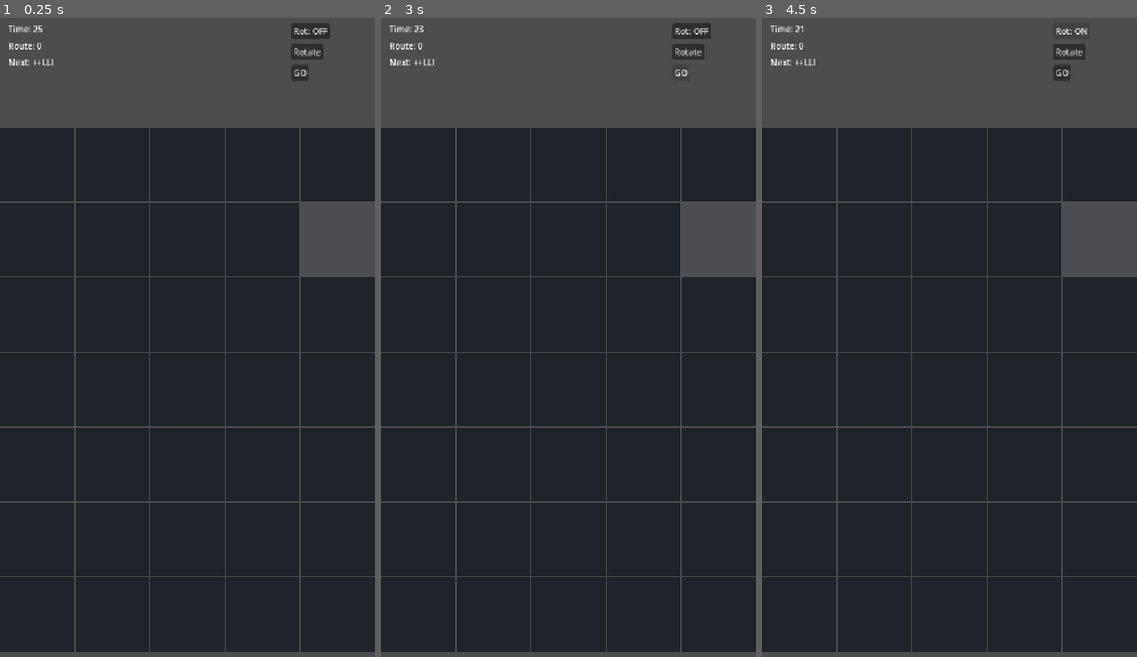
Above: before the commit, frames 1-3 (left to right).
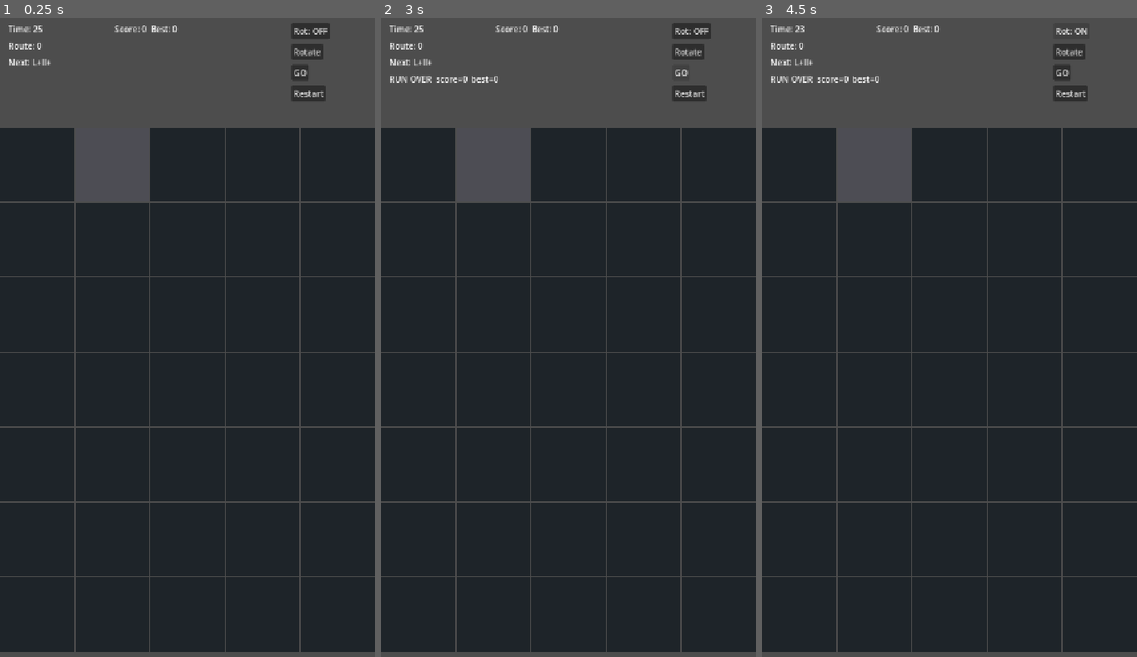
Above: after the commit, the same moments.

Repository: tokko/pipe-mania
Game: Godot game, scene res://scenes/main.tscn
Same seed, same stepped clock (60 frames per second), same inputs: the game is played once before the commit and once after it.
Inputs (mouse positions are in pixels of both pictures, inside the frame that each line leads up to):
- Up to frame 1 (0.25 s): no input
- Up to frame 2 (3 s): click (688, 94) at 0.5 s, where only the run after the commit has a clickable "Restart"; click (688, 94) at 1.25 s, where only the run after the commit has a clickable "Restart"; click (688, 94) at 2 s, where only the run after the commit has a clickable "Restart"; click "GO" at 2.75 s
- Up to frame 3 (4.5 s): click "GO" at 3.5 s; click "Rot: OFF" at 4.25 s

The runs differ from the first frame. In frame 1, 4.8% of the frame differs, in the area x 8-100%, y 1-41%; in frame 2, 5.0%; in frame 3, 5.0%, in the area x 2-100%, y 1-41%.

Commit message:
feat(S4.3): wire Main <-> Run + SaveStore (endless loop)
- main: _start_game via Run.new(randi()) + SaveStore.load_high() + _mount_board; _mount_board()
  is the single teardown-safe path (frees old _bv/_hud, rewires signals, resets countdown);
  _on_outcome drives the run loop (guarded by _run!=null so E3 standalone fixtures are unchanged):
  CLEARED -> Run.on_clear + advance; fail -> Run.on_fail + SaveStore.save_high + run-end label;
  _restart resets. hud: run/best score label + Restart button. FlowAnimator.setup() stops live Timer.
- Integration: RUN_SCORE=15 (4+6+5), BOARD3_DIMS=(6,8)==config(3) (reload+escalate), RUN_OVER +
  HIGH=15 persisted (SAVED=15), restart->INDEX=0/RUN=0 keeps best. E3 markers regression-green. gate 89.

Diff:
--- a/scripts/main.gd
+++ b/scripts/main.gd
@@ -13,6 +13,8 @@
 const FlowAnimator = preload("res://scripts/view/flow_animator.gd")
 const HUD = preload("res://scripts/view/hud.gd")
 const Difficulty = preload("res://scripts/model/difficulty.gd")
+const Run = preload("res://scripts/model/run.gd")
+const SaveStore = preload("res://scripts/save_store.gd")
 const PT = preload("res://scripts/model/pipe_types.gd")
 
 const VIEW := Vector2i(720, 1280)
@@ -22,6 +24,7 @@
 var _gs
 var _bv
 var _hud
+var _run
 var _animator
 var _last_outcome := -1  # last resolved Outcome (for the headless gate / S3.3 display)
 var _last_score := 0
@@ -38,9 +41,19 @@
 
 
 func _start_game() -> void:
-	var c = Difficulty.config(0)
-	var b = BoardGen.generate(1, c.grid_w, c.grid_h, c.bombs, c.blocked)
-	_gs = GameState.new(b)
+	_run = Run.new(randi())
+	_run.high_score = SaveStore.load_high()
+	_mount_board(_run.next_board())
+
+
+# The single teardown-safe board-mount path (used by _start_game, board-advance, restart).
+# Frees the old view/HUD (no ghost nodes / duplicate signals) and resets the build countdown.
+func _mount_board(gs) -> void:
+	if _bv != null:
+		_bv.queue_free()
+	if _hud != null:
+		_hud.queue_free()
+	_gs = gs
 	_bv = BoardView.new()
 	add_child(_bv)
 	_bv.setup(_gs, VIEW, MIN_CELL, HUD_TOP)
@@ -50,8 +63,13 @@
 	_hud.bind(_bv)
 	_hud.rotate_pressed.connect(cycle_rotation)
 	_hud.go_pressed.connect(_start_flow)
+	_hud.restart_pressed.connect(_restart)
+	var idx: int = _run.board_index if _run != null else 0
+	var c = Difficulty.config(idx)
 	_build_remaining = float(c.build_seconds)
 	_hud.set_countdown(c.build_seconds)
+	if _run != null:
+		_hud.set_scores(_run.run_score, _run.high_score)
 
 
 func _process(delta: float) -> void:
@@ -87,6 +105,31 @@
 		_bv.highlight_route(_gs.score_route())
 	elif outcome == GameState.Outcome.BOMB:
 		_bv.shake()
+	if _run == null:
+		return  # E3 standalone fixtures: no run loop
+	# Run loop: clear -> bank + next board; fail -> end run + persist high score.
+	if outcome == GameState.Outcome.CLEARED:
+		_run.on_clear(score)
+		_advance_board()  # instant advance for now; a clear-celebration beat is E6 juice
+	else:
+		_run.on_fail()
+		SaveStore.save_high(_run.high_score)
+		_hud.set_outcome(_run_end_text())
+
+
+func _advance_board() -> void:
+	_mount_board(_run.next_board())
+
+
+func _restart() -> void:
+	if _run == null:
+		return
+	_run.restart()
+	_mount_board(_run.next_board())
+
+
+func _run_end_text() -> String:
+	return "RUN OVER  score=%d  best=%d" % [_run.run_score, _run.high_score]
 
 
 func _outcome_text(outcome: int, score: int) -> String:
@@ -284,6 +327,31 @@
 	_resolve_fixture(_flow_row(1))
 	print("OUTCOME_LABEL_BOMB=", _hud.outcome_text())
 
+	# --- S4.3: Run loop through Main (run-score Σ, board reload, fail->run-end, restart) ---
+	var d := DirAccess.open("user://")  # clean prior high score for deterministic HIGH asserts
+	if d and d.file_exists("highscore.json"):
+		d.remove("highscore.json")
+	_run = Run.new(7)
+	_run.high_score = SaveStore.load_high()
+	_mount_board(_run.next_board())  # board 0
+	var c0 = Difficulty.config(0)
+	print("BOARD0_DIMS=", Vector2i(_gs.board.width, _gs.board.height), " EXP=", Vector2i(c0.grid_w, c0.grid_h))
+	_on_outcome(GameState.Outcome.CLEARED, 4)  # bank 4 -> advance to board 1
+	var c1 = Difficulty.config(1)
+	print("AFTER_C1 INDEX=", _run.board_index, " RUN=", _run.run_score,
+		" DIMS=", Vector2i(_gs.board.width, _gs.board.height), " EXP=", Vector2i(c1.grid_w, c1.grid_h))
+	_on_outcome(GameState.Outcome.CLEARED, 6)
+	_on_outcome(GameState.Outcome.CLEARED, 5)  # now index 3, _gs is board 3
+	var c3 = Difficulty.config(3)
+	print("BOARD3_DIMS=", Vector2i(_gs.board.width, _gs.board.height), " EXP=", Vector2i(c3.grid_w, c3.grid_h))
+	print("RUN_SCORE=", _run.run_score, " INDEX=", _run.board_index)  # expect 15, 3
+	_on_outcome(GameState.Outcome.LEAK, 0)  # verify-fail ends the run
+	print("RUN_OVER=", _run.over, " HIGH=", _run.high_score, " SAVED=", SaveStore.load_high())
+	print("RUNEND_LABEL=", _hud.outcome_text())
+	_restart()
+	print("AFTER_RESTART INDEX=", _run.board_index, " RUN=", _run.run_score, " HIGH=", _run.high_score)
+	print("HUD_SCORE_AFTER_RESTART=", _hud.score_text())
+
 
 # Helpers for the S3.2 scripted flow checks.
 func _flow_line(w: int):  # horizontal connected inlet->outlet line
--- a/scripts/view/flow_animator.gd
+++ b/scripts/view/flow_animator.gd
@@ -16,6 +16,8 @@
 
 
 func setup(gs, board_view) -> void:
+	if _timer != null:
+		_timer.stop()  # a reload re-points refs; a prior Timer must not double-drive the new board
 	_gs = gs
 	_bv = board_view
 
--- a/scripts/view/hud.gd
+++ b/scripts/view/hud.gd
@@ -4,6 +4,7 @@
 
 signal rotate_pressed
 signal go_pressed
+signal restart_pressed
 
 const _PIECE_NAME := {0: "-", 1: "I", 2: "L", 3: "+"}  # NONE/STRAIGHT/BEND/CROSS glyphs
 
@@ -15,6 +16,7 @@
 var _route_label: Label
 var _preview_label: Label
 var _outcome_label: Label
+var _score_label: Label
 var _settings_btn: Button
 
 
@@ -23,6 +25,7 @@
 	_route_label = _mk_label(Vector2(16, 48))
 	_preview_label = _mk_label(Vector2(16, 80))
 	_outcome_label = _mk_label(Vector2(16, 112))
+	_score_label = _mk_label(Vector2(220, 16))
 	_settings_btn = Button.new()
 	_settings_btn.text = "Rot: OFF"
 	_settings_btn.position = Vector2(560, 16)
@@ -38,6 +41,11 @@
 	go_btn.position = Vector2(560, 96)
 	go_btn.pressed.connect(func() -> void: go_pressed.emit())
 	add_child(go_btn)
+	var restart_btn := Button.new()
+	restart_btn.text = "Restart"
+	restart_btn.position = Vector2(560, 136)
+	restart_btn.pressed.connect(func() -> void: restart_pressed.emit())
+	add_child(restart_btn)
 
 
 func _on_settings() -> void:
@@ -86,6 +94,14 @@
 	return _outcome_label.text
 
 
+func set_scores(run_score: int, high_score: int) -> void:
+	_score_label.text = "Score: %d  Best: %d" % [run_score, high_score]
+
+
+func score_text() -> String:
+	return _score_label.text
+
+
 # --- accessors for the headless [integration] gate ---
 func route_value() -> int:
 	return _route
Not shown, changed: docs/HANDOFF.md
